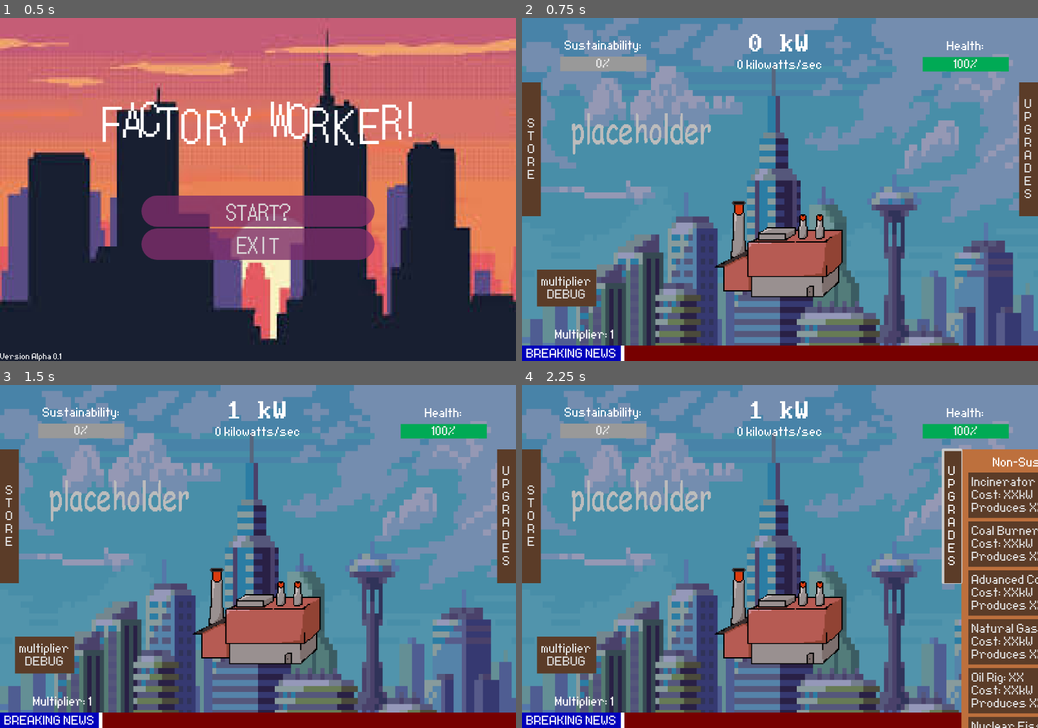
Above: before the commit, frames 1-4 (two rows, left to right).
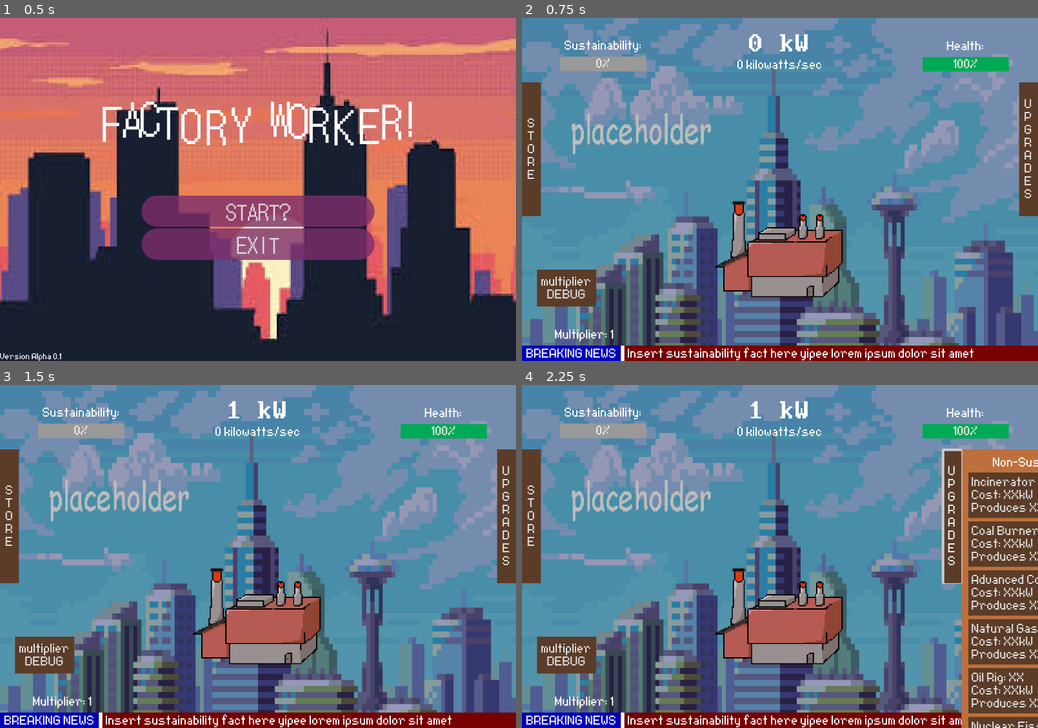
Above: after the commit, the same moments.

Repository: chu0029/SusGame
Game: Godot game, scene res://scenes/menu_start.tscn
The game is run twice, just before and just after one commit, with the same random seed, the same clock (stepped at 60 frames per second) and the same inputs.
Inputs (mouse positions are in pixels of both pictures, inside the frame that each line leads up to):
- Up to frame 1 (0.5 s): no input
- Up to frame 2 (0.75 s): click "START?" at 0.5 s
- Up to frame 3 (1.5 s): click (258, 611) at 1.25 s
- Up to frame 4 (2.25 s): click "U P G R A D E S" at 2 s

Frame 1 is identical in both runs. In frame 2, 0.7% of the frame differs, in the area x 20-88%, y 95-100%; in frame 3, 0.7%; in frame 4, 0.6%.

Commit message:
added sustainability label

Diff:
--- a/scenes/gametest.tscn
+++ b/scenes/gametest.tscn
@@ -354,6 +354,7 @@
 offset_top = 40.0
 offset_right = 200.0
 offset_bottom = 74.0
+tooltip_text = "Health is dependant on Sustainability. If health gets to 0, you lose"
 theme = ExtResource("3_34im5")
 
 [node name="bgm" type="AudioStreamPlayer" parent="."]
@@ -406,6 +407,15 @@
 offset_top = -36.0
 offset_right = 8.0
 grow_vertical = 0
+
+[node name="Label" type="Label" parent="ColorRect2/ColorRect3"]
+layout_mode = 0
+offset_left = 16.0
+offset_top = 4.0
+offset_right = 694.0
+offset_bottom = 34.0
+theme = ExtResource("3_34im5")
+text = "Insert sustainability fact here yipee lorem ipsum dolor sit amet"
 
 [node name="Panel2" type="Panel" parent="."]
 custom_minimum_size = Vector2(325, 450)
